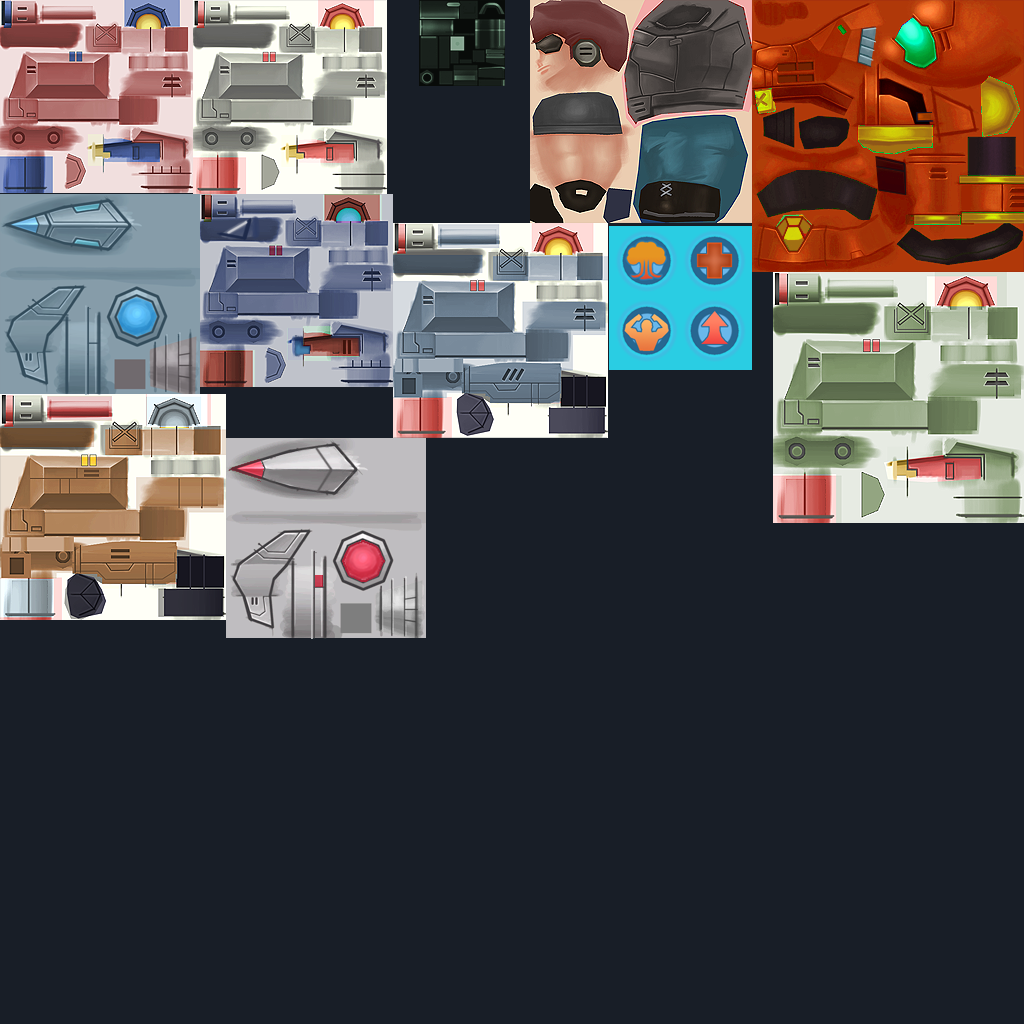
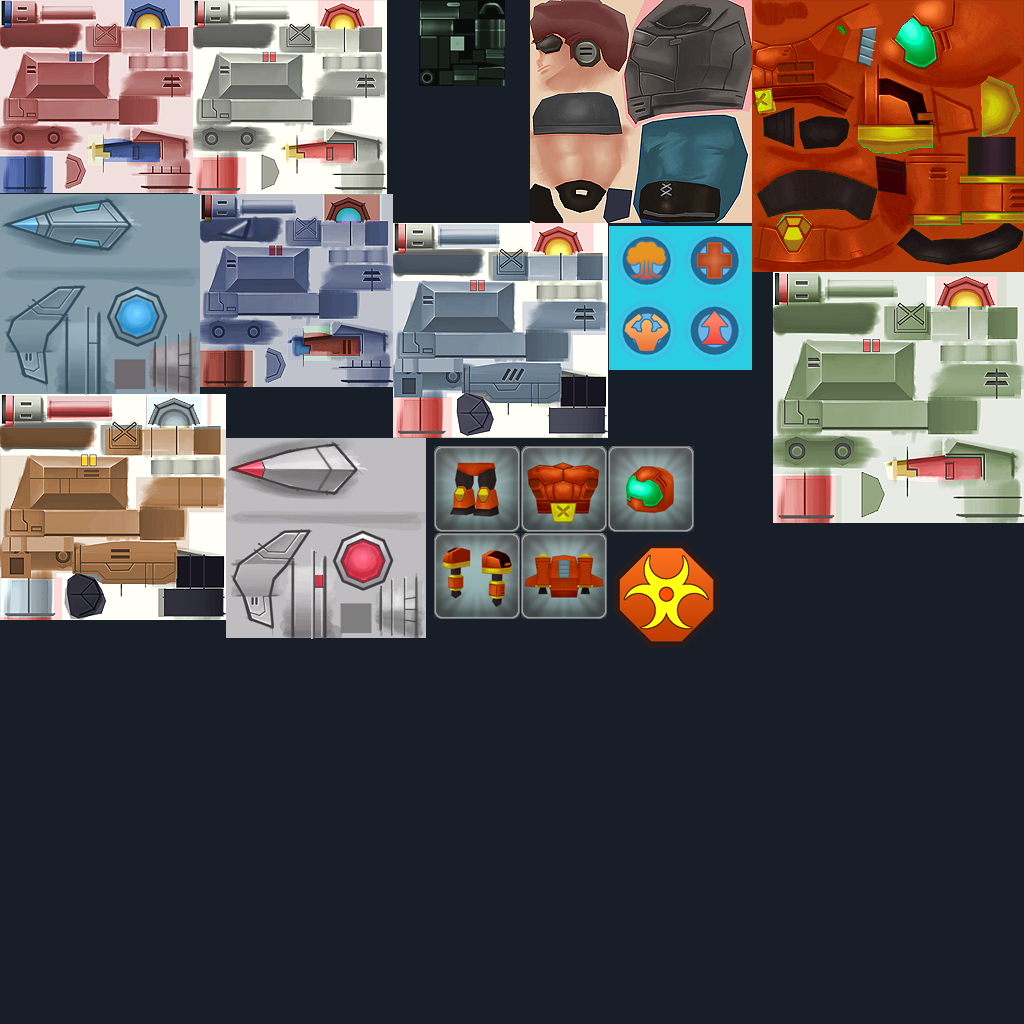
Two versions of the same layered image (1024x1024). Layer-by-layer changes:
added group "Group 1" with 7 layers above "Layer 15" over [434, 446, 720, 648]
added layer "Layer 0 copy" (5th of 8, in "Group 1") in group "Group 1" over [521, 446, 607, 532]
added layer "Layer 0 copy 2" in group "Group 1" over [608, 446, 694, 532]
added layer "Layer 0 copy" (6th of 8, in "Group 1") in group "Group 1" over [434, 533, 520, 619]
added layer "Layer 0 copy 3" in group "Group 1" over [521, 533, 607, 619]
added layer "Layer 16" in group "Group 1" over [613, 542, 720, 648]
added layer "Layer 0 copy" (8th of 8, in "Group 1") in group "Group 1" over [434, 446, 520, 532]
